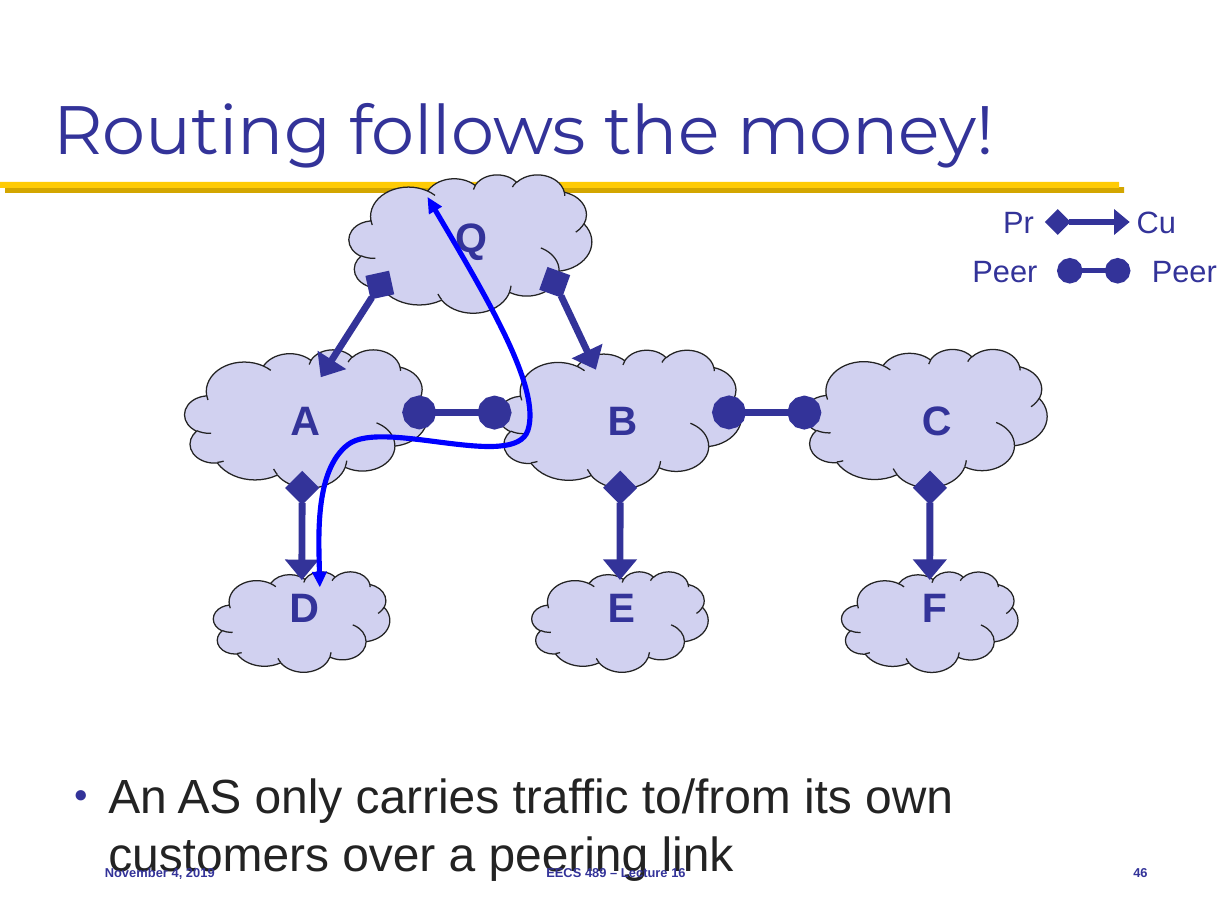
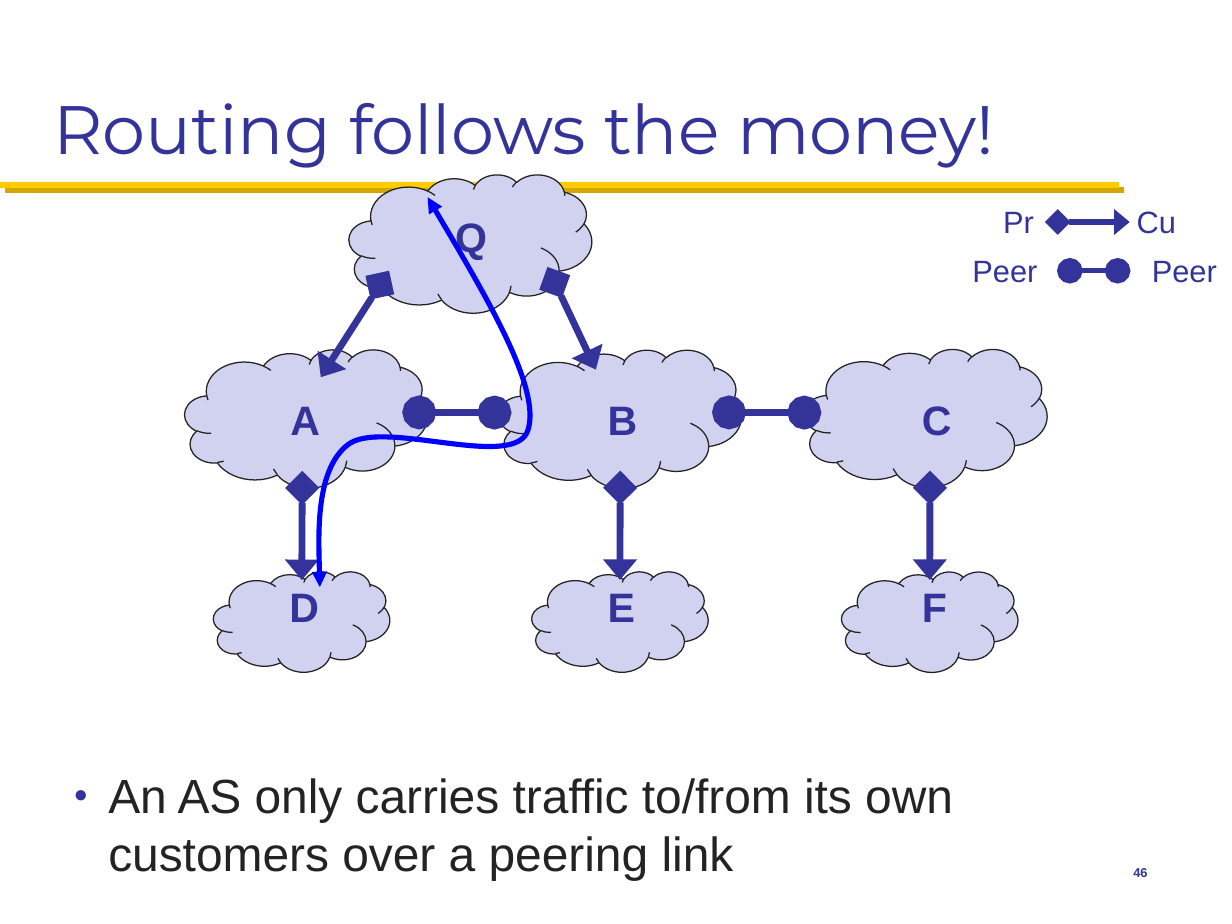
Before and after one commit to mosharaf/eecs489, a slide deck: slide 46 of Slides/110419.pptx. Drawn at 1232x924 pixels with LibreOffice and Linux fonts; fonts in the diff are those of the drawing. Boxes give left, top, right and bottom in pixels: in the first picture for what was removed or moved away, otherwise in the second. Text is boxed around its words. In the diff, an @@ line names an element or a change of style, - is before the commit and + after.

```diff
--- a/Slides/110419.pptx
+++ b/Slides/110419.pptx
@@ text removed at (x1=105, y1=867, x2=215, y2=880) @@
-November 4, 2019
@@ text removed at (x1=546, y1=867, x2=685, y2=880) @@
-EECS 489 – Lecture 16
```
Also in this commit, not shown: 2 other slides changed.
